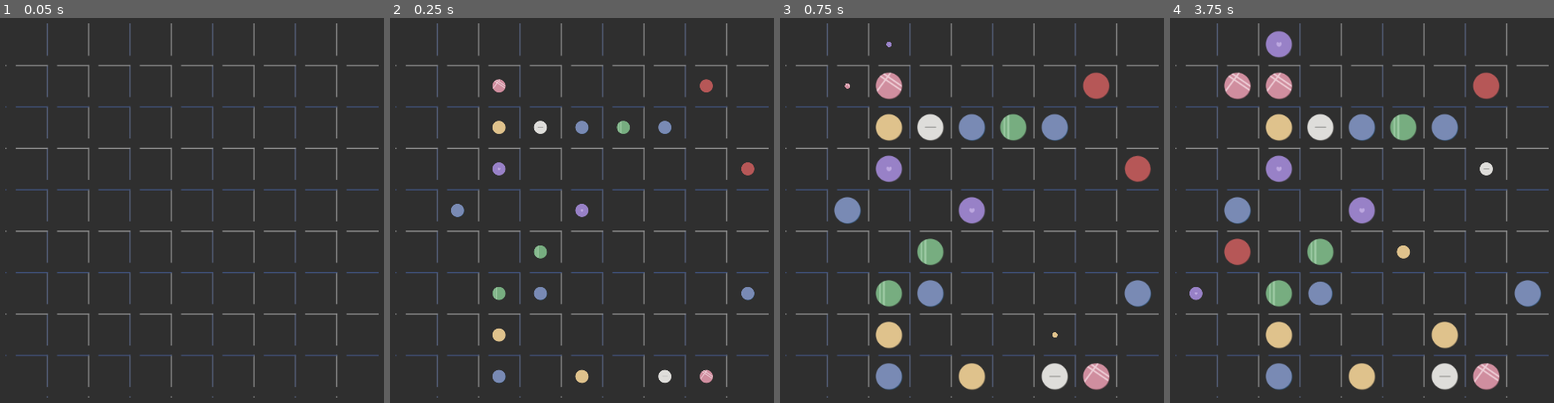
Above: before the commit, frames 1-4 (left to right).
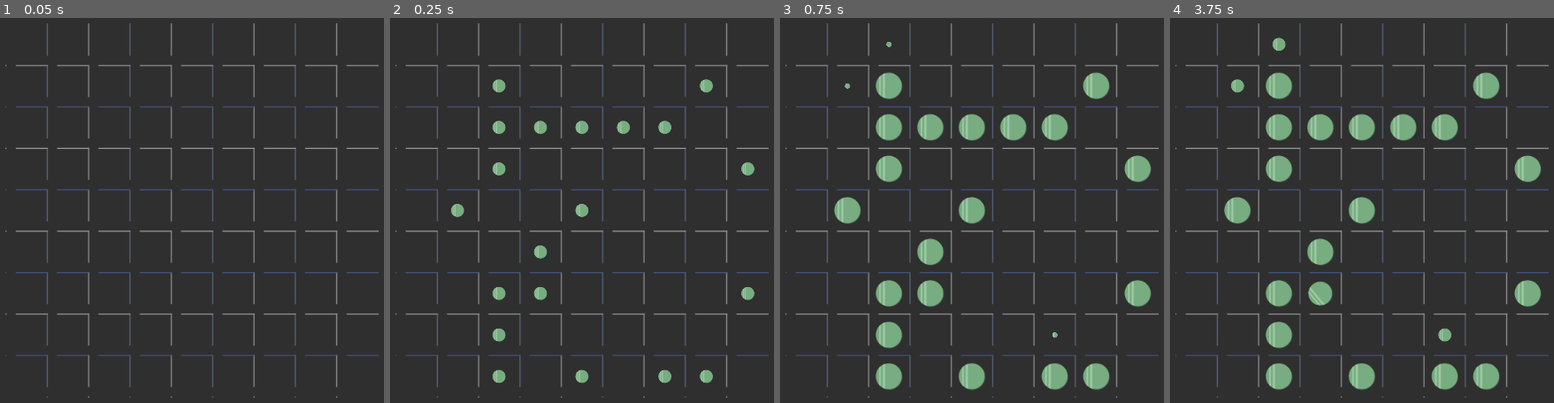
Above: after the commit, the same moments.

Repository: hangduykhiem/Simpline
Game: Godot game, scene res://GameBoard.tscn
The game is run twice, just before and just after one commit, with the same random seed, the same clock (stepped at 60 frames per second) and the same inputs.
Inputs (mouse positions are in pixels of both pictures, inside the frame that each line leads up to):
- Up to frame 1 (0.05 s): no input
- Up to frame 2 (0.25 s): no input
- Up to frame 3 (0.75 s): move the mouse to (1129, 191) at 0.52 s; click (1129, 191) at 0.67 s
- Up to frame 4 (3.75 s): tap Enter at 1.25 s; move the mouse to (1219, 229) at 1.27 s; click (1219, 229) at 1.42 s; move the mouse to (1431, 118) at 2.02 s; click (1431, 118) at 2.17 s; move the mouse to (1327, 295) at 2.77 s; click (1327, 295) at 2.92 s; move the mouse to (outside the picture) at 3.52 s; click (outside the picture) at 3.67 s

Frame 1 is identical in both runs. In frame 2, 1.6% of the frame differs, in the area x 15-95%, y 15-95%; in frame 3, 6.4%; in frame 4, 8.2%, in the area x 5-97%, y 3-97%.

Commit message:
Squash some bug

Diff:
--- a/GameBoard.gd
+++ b/GameBoard.gd
@@ -7,11 +7,11 @@
 var MARGIN_HORIZONTAL = (1024 - LINE_LENGTH) / 2
 
 
-var PathFinder = load("PathFinder.gd")
+var GameLogic = load("GameLogic.gd")
 var Ball = preload("Ball.tscn")
 
 var _rng = RandomNumberGenerator.new()
-var _pf = PathFinder.new()
+var _gl = GameLogic.new()
 
 var _moving = false
 var _ball_grid = []
@@ -21,8 +21,8 @@
 
 func _ready():
     _rng.randomize()
-    _pf.grid_size = GRID_NUMBER
-    _pf.generate_grid()
+    _gl.grid_size = GRID_NUMBER
+    _gl.generate_grid()
     _init_ball_array()
     _init_balls()
     $Grid.position = Vector2(1024 / 2 , 600 /2 )
@@ -64,7 +64,7 @@
             x = _rng.randi_range(0,8)
             y = _rng.randi_range(0,8)
 
-        var color = _rng.randi_range(0,6)
+        var color = _rng.randi_range(0,0)
         var ball = Ball.instance()
         ball.color = color
         ball.position = _calculate_center_position(x, y)
@@ -74,22 +74,23 @@
         $Tween.start()
         add_child(ball)
         _ball_grid[x][y] = ball
-        _pf.set_position_disabled(x, y, true)
+        _gl.set_position_disabled(x, y, true)
     yield($Tween, "tween_all_completed")
     _get_next_balls()
 
 
 func _get_next_balls():
-     _next_ball.clear()
-     for _i in range(3):
+    _moving = true
+    _next_ball.clear()
+    for _i in range(3):
         var x = _rng.randi_range(0,8)
         var y = _rng.randi_range(0,8)
 
-        while (_ball_grid[x][y] != null):
+        while _ball_grid[x][y] != null && !(Vector2(x,y) in _next_ball.keys()):
             x = _rng.randi_range(0,8)
             y = _rng.randi_range(0,8)
 
-        var color = _rng.randi_range(0,6)
+        var color = _rng.randi_range(0,0)
         var ball = Ball.instance()
         ball.color = color
         ball.position = _calculate_center_position(x, y)
@@ -100,17 +101,19 @@
         add_child_below_node($Grid, ball)
         $Tween.start()
         _next_ball[Vector2(x, y)] = ball
+    yield($Tween, "tween_all_completed")
+    _moving = false
 
 func _move_selected_ball(pos):
     _moving = true
     var ball = _ball_grid[_current_selected_pos.x][_current_selected_pos.y]
     var from_pos = Vector2(_current_selected_pos.x, _current_selected_pos.y)
-    var path = _pf.find_path(from_pos, pos)
+    var path = _gl.find_path(from_pos, pos)
     if (path != null):
         _ball_grid[from_pos.x][from_pos.y] = null
         _ball_grid[pos.x][pos.y] = ball
-        _pf.set_position_disabled(from_pos.x, from_pos.y, false)
-        _pf.set_position_disabled(pos.x, pos.y, true)
+        _gl.set_position_disabled(from_pos.x, from_pos.y, false)
+        _gl.set_position_disabled(pos.x, pos.y, true)
         _animate_movement(path, ball)
     else:
         _moving = false
@@ -132,13 +135,13 @@
 
 
 func _on_animation_end(ball, pos):
-    _check_score(ball, pos)
+    _check_score(ball, pos, true)
     $Tween.disconnect("tween_all_completed", self, "_on_animation_end")
     pass
 
 
 # TODO: Move this to another script like PathFinder
-func _check_score(ball, pos):
+func _check_score(ball, pos, animate_next):
     var color = ball.color
 
     # These variable store the ball rows, in order.
@@ -179,8 +182,10 @@
             result.erase(ball) #Ball can be duplicated, so erase them, and add.
         result.append(ball)
 
-    print(result)
-    _animate_clear_or_new_ball(result)
+    if (animate_next && result.size() == 0):
+        _animate_new_ball()
+    else:
+        _animate_clear(result)
 
 
 func _check_row_for_score(row, color):
@@ -204,41 +209,49 @@
     return lines
 
 
-func _animate_clear_or_new_ball(result):
-    if (result.size() == 0):
-        for key in _next_ball.keys():
-            var pos = key
-            var ball = _next_ball[key]
-
-            while (_ball_grid[pos.x][pos.y] != null):
-                var x = _rng.randi_range(0,8)
-                var y = _rng.randi_range(0,8)
-                pos = Vector2(x,y)
-
-            ball.position = _calculate_center_position(pos.x, pos.y)
-            _ball_grid[pos.x][pos.y] = ball
-            _pf.set_position_disabled(pos.x, pos.y, true)
-            $Tween.interpolate_property(ball, "scale:x", .5, 1, .5, Tween.TRANS_CUBIC, Tween.EASE_IN_OUT, 0)
-            $Tween.interpolate_property(ball, "scale:y", .5, 1, .5, Tween.TRANS_CUBIC, Tween.EASE_IN_OUT, 0)
-
-        $Tween.start()
-        yield($Tween, "tween_all_completed")
-        _get_next_balls()
-
-    else:
-        for ball_pos in result:
-            var ball = _ball_grid[ball_pos.x][ball_pos.y]
-            $Tween.interpolate_property(ball, "scale:x", 1, 0, .5, Tween.TRANS_CUBIC, Tween.EASE_IN_OUT, 0)
-            $Tween.interpolate_property(ball, "scale:y", 1, 0, .5, Tween.TRANS_CUBIC, Tween.EASE_IN_OUT, 0)
-        $Tween.start()
-
-        yield($Tween, "tween_all_completed")
-        for ball_pos in result:
-            var ball = _ball_grid[ball_pos.x][ball_pos.y]
+func _animate_clear(result):
+    for ball_pos in result:
+        var ball = _ball_grid[ball_pos.x][ball_pos.y]
+        $Tween.interpolate_property(ball, "scale:x", 1, 0, .5, Tween.TRANS_CUBIC, Tween.EASE_IN_OUT, 0)
+        $Tween.interpolate_property(ball, "scale:y", 1, 0, .5, Tween.TRANS_CUBIC, Tween.EASE_IN_OUT, 0)
+    $Tween.start()
+
+    yield($Tween, "tween_all_completed")
+    for ball_pos in result:
+        var ball = _ball_grid[ball_pos.x][ball_pos.y]
+        if (ball != null):
             _ball_grid[ball_pos.x][ball_pos.y] = null
             ball.queue_free()
-            _pf.set_position_disabled(ball_pos.x, ball_pos.y, false)
+            _gl.set_position_disabled(ball_pos.x, ball_pos.y, false)
     _moving = false
+
+func _animate_new_ball():
+    var new_pos = []
+    for key in _next_ball.keys():
+        var pos = key
+        var ball = _next_ball[key]
+
+        while (_ball_grid[pos.x][pos.y] != null):
+            var x = _rng.randi_range(0,8)
+            var y = _rng.randi_range(0,8)
+            pos = Vector2(x,y)
+
+        ball.position = _calculate_center_position(pos.x, pos.y)
+        _ball_grid[pos.x][pos.y] = ball
+        new_pos.append(pos)
+        _gl.set_position_disabled(pos.x, pos.y, true)
+        $Tween.interpolate_property(ball, "scale:x", .5, 1, .5, Tween.TRANS_CUBIC, Tween.EASE_IN_OUT, 0)
+        $Tween.interpolate_property(ball, "scale:y", .5, 1, .5, Tween.TRANS_CUBIC, Tween.EASE_IN_OUT, 0)
+
+    $Tween.start()
+    yield($Tween, "tween_all_completed")
+
+    for pos in new_pos:
+        var ball = _ball_grid[pos.x][pos.y]
+        if (ball != null): #Can be null since two new ball can clear same row
+            _check_score(ball, pos, false)
+    _moving = false
+    _get_next_balls()
 
 
 func _calculate_center_position(x, y):
--- a/PathFinder.gd
+++ b/GameLogic.gd
@@ -61,6 +61,4 @@
         i += 1
 
     result.append(path[path.size() -1])
-    print("Origin Path: ", path)
-    print("Result Path: ", result)
     return result
